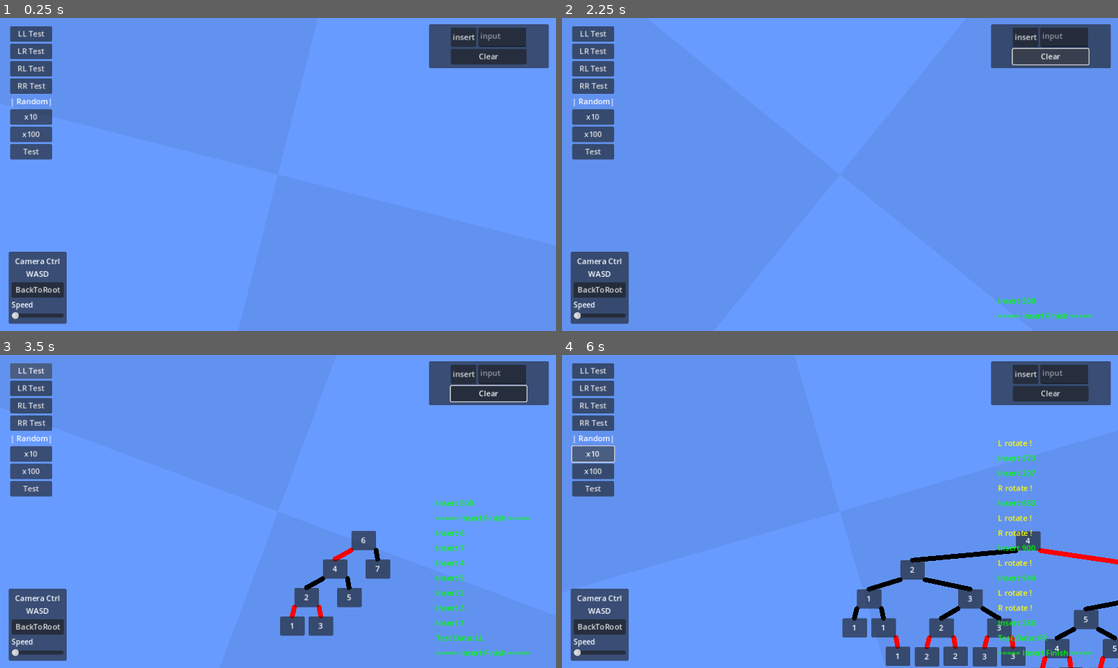
Above: before the commit, frames 1-4 (two rows, left to right).
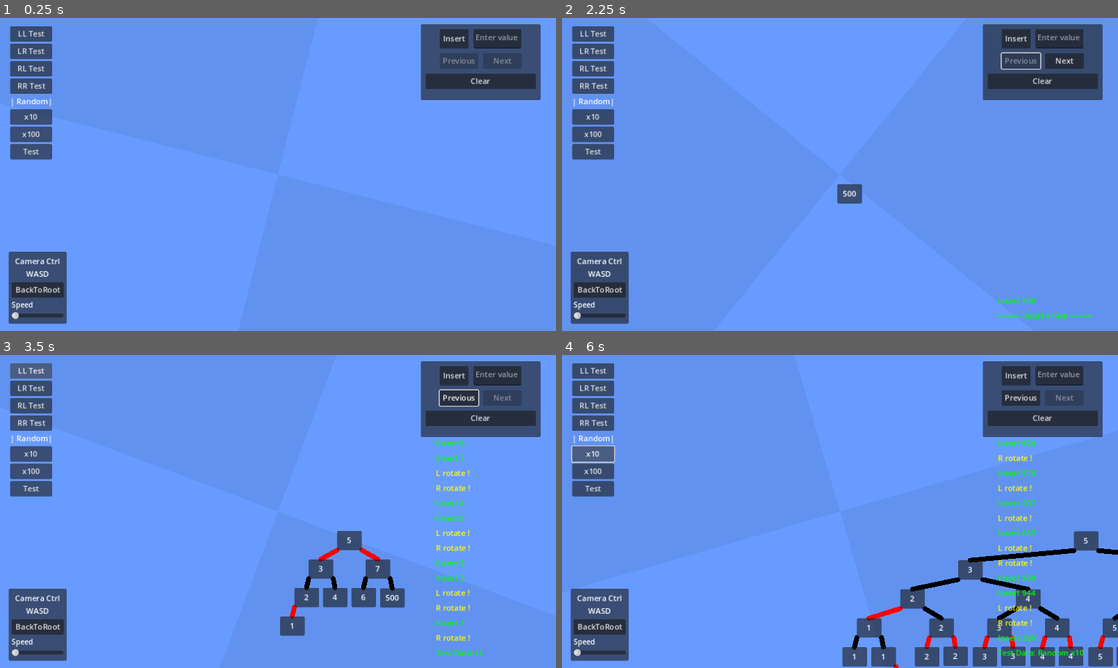
Above: after the commit, the same moments.

Repository: DennisFan11/RBtree
Game: Godot game, scene res://MainScene/MainScene.tscn
The game is run twice, just before and just after one commit, with the same random seed, the same clock (stepped at 60 frames per second) and the same inputs.
Inputs (mouse positions are in pixels of both pictures, inside the frame that each line leads up to):
- Up to frame 1 (0.25 s): no input
- Up to frame 2 (2.25 s): click "insert" (after the commit: "Insert") at 0.5 s; click "Clear" at 1.25 s; click (1023, 61) at 2 s, where only the run after the commit has a clickable "Previous"
- Up to frame 3 (3.5 s): click "LL Test" at 2.75 s
- Up to frame 4 (6 s): click "LR Test" at 3.5 s; click "RL Test" at 4.25 s; click "RR Test" at 5 s; click "x10" at 5.75 s

The runs differ from the first frame. In frame 1, 4.0% of the frame differs, in the area x 75-99%, y 2-27%; in frame 2, 4.0%; in frame 3, 7.1%; in frame 4, 12%, in the area x 50-100%, y 2-100%.

Commit message:
feat: add history

Diff:
--- a/MainScene/MainScene.tscn
+++ b/MainScene/MainScene.tscn
@@ -70,39 +70,67 @@
 mouse_filter = 2
 
 [node name="Panel" type="Panel" parent="UI/Control"]
-layout_mode = 0
-offset_left = 889.0
+layout_mode = 1
+anchors_preset = 1
+anchor_left = 1.0
+anchor_right = 1.0
+offset_left = -280.0
 offset_top = 13.0
-offset_right = 1137.0
-offset_bottom = 104.0
-
-[node name="CenterContainer" type="CenterContainer" parent="UI/Control/Panel"]
-layout_mode = 1
-anchors_preset = 15
-anchor_right = 1.0
-anchor_bottom = 1.0
-grow_horizontal = 2
-grow_vertical = 2
-
-[node name="VBoxContainer" type="VBoxContainer" parent="UI/Control/Panel/CenterContainer"]
-layout_mode = 2
-
-[node name="HBoxContainer" type="HBoxContainer" parent="UI/Control/Panel/CenterContainer/VBoxContainer"]
+offset_right = -32.0
+offset_bottom = 170.0
+grow_horizontal = 0
+
+[node name="MarginContainer" type="MarginContainer" parent="UI/Control/Panel"]
+layout_mode = 1
+anchors_preset = 15
+anchor_right = 1.0
+anchor_bottom = 1.0
+grow_horizontal = 2
+grow_vertical = 2
+theme_override_constants/margin_left = 10
+theme_override_constants/margin_top = 10
+theme_override_constants/margin_right = 10
+theme_override_constants/margin_bottom = 10
+
+[node name="VBoxContainer" type="VBoxContainer" parent="UI/Control/Panel/MarginContainer"]
+layout_mode = 2
+theme_override_constants/separation = 10
+
+[node name="HBoxContainer" type="HBoxContainer" parent="UI/Control/Panel/MarginContainer/VBoxContainer"]
 custom_minimum_size = Vector2(0, 40)
 layout_mode = 2
-alignment = 1
-
-[node name="Button" type="Button" parent="UI/Control/Panel/CenterContainer/VBoxContainer/HBoxContainer"]
-layout_mode = 2
-text = "insert"
-
-[node name="TextEdit" type="TextEdit" parent="UI/Control/Panel/CenterContainer/VBoxContainer/HBoxContainer"]
+theme_override_constants/separation = 10
+alignment = 1
+
+[node name="Button" type="Button" parent="UI/Control/Panel/MarginContainer/VBoxContainer/HBoxContainer"]
+custom_minimum_size = Vector2(60, 0)
+layout_mode = 2
+text = "Insert"
+
+[node name="TextEdit" type="TextEdit" parent="UI/Control/Panel/MarginContainer/VBoxContainer/HBoxContainer"]
 unique_name_in_owner = true
 custom_minimum_size = Vector2(100, 0)
 layout_mode = 2
-placeholder_text = "input"
-
-[node name="ClearButton" type="Button" parent="UI/Control/Panel/CenterContainer/VBoxContainer"]
+placeholder_text = "Enter value"
+
+[node name="HBoxContainer2" type="HBoxContainer" parent="UI/Control/Panel/MarginContainer/VBoxContainer"]
+layout_mode = 2
+theme_override_constants/separation = 10
+alignment = 1
+
+[node name="PreviousButton" type="Button" parent="UI/Control/Panel/MarginContainer/VBoxContainer/HBoxContainer2"]
+unique_name_in_owner = true
+custom_minimum_size = Vector2(80, 0)
+layout_mode = 2
+text = "Previous"
+
+[node name="NextButton" type="Button" parent="UI/Control/Panel/MarginContainer/VBoxContainer/HBoxContainer2"]
+unique_name_in_owner = true
+custom_minimum_size = Vector2(80, 0)
+layout_mode = 2
+text = "Next"
+
+[node name="ClearButton" type="Button" parent="UI/Control/Panel/MarginContainer/VBoxContainer"]
 layout_mode = 2
 text = "Clear"
 
@@ -250,8 +278,8 @@
 [node name="Camera2D" type="Camera2D" parent="."]
 unique_name_in_owner = true
 
-[connection signal="button_down" from="UI/Control/Panel/CenterContainer/VBoxContainer/HBoxContainer/Button" to="." method="_on_button_button_down"]
-[connection signal="button_down" from="UI/Control/Panel/CenterContainer/VBoxContainer/ClearButton" to="." method="_on_clear_button_button_down"]
+[connection signal="button_down" from="UI/Control/Panel/MarginContainer/VBoxContainer/HBoxContainer/Button" to="." method="_on_button_button_down"]
+[connection signal="button_down" from="UI/Control/Panel/MarginContainer/VBoxContainer/ClearButton" to="." method="_on_clear_button_button_down"]
 [connection signal="button_down" from="UI/Control/HBoxContainer/LL" to="." method="_on_ll_button_down"]
 [connection signal="button_down" from="UI/Control/HBoxContainer/LR" to="." method="_on_lr_button_down"]
 [connection signal="button_down" from="UI/Control/HBoxContainer/RL" to="." method="_on_rl_button_down"]
--- a/MainScene/main_scene.gd
+++ b/MainScene/main_scene.gd
@@ -5,6 +5,16 @@
 func _ready() -> void:
 	_main_scene = self
 	_tree = %Tree
+	_history = TreeHistory.new()
+	# 綁定快捷鍵
+	set_process_input(true)
+
+	# 綁定按鈕事件
+	%PreviousButton.pressed.connect(_on_previous_button_pressed)
+	%NextButton.pressed.connect(_on_next_button_pressed)
+
+	# 初始化按鈕狀態
+	_update_history_buttons()
 
 static var _tree:Node2D
 static var _main_scene:MainScene
@@ -22,6 +32,7 @@
 
 #region 樹操作
 var _root :TreeNode
+var _history: TreeHistory
 
 var _tree_insert:TreeInsert = TreeInsert.new()
 var _tree_remove:TreeRemove = TreeRemove.new()
@@ -30,13 +41,140 @@
 	_message("[color=green]Insert "+str(val)+"[/color]")
 	_root = _tree_insert.insert(_root, val)
 	_tree_update()
-	if !batch:
+
+	# 總是保存狀態，但使用不同的描述
+	if batch:
+		_save_state("Batch Insert " + str(val))
+	else:
+		_save_state("Insert " + str(val))
 		_message("[color=green]===== Insert Finish =====[/color]")
 
 func _remove(val:float):
 	_message("[color=red]Remove "+str(val)+"[/color]")
 	_root = _tree_remove.remove(_root, val)
 	_tree_update()
+	_save_state("Remove " + str(val))
+
+func _save_state(message: String):
+	var nodes = []
+	var connections = []
+	_collect_tree_state(_root, nodes, connections)
+	_history.save_state(nodes, connections, message)
+	_update_history_buttons()
+
+func _update_history_buttons():
+	if %PreviousButton and %NextButton:
+		%PreviousButton.disabled = not _history.can_undo()
+		%NextButton.disabled = not _history.can_redo()
+
+func _collect_tree_state(node: TreeNode, nodes: Array, connections: Array):
+	if !node:
+		return
+
+	# 儲存節點資訊
+	nodes.append({
+		"val": node.val,
+		"color": node.color,
+		"position": node.position,
+		"parent_val": node.P.val if node.P else null  # 保存父節點的值
+	})
+
+	# 儲存連接資訊
+	if node.L:
+		connections.append({
+			"from": node.val,
+			"to": node.L.val,
+			"type": "left",
+			"color": node.L.color  # 保存連接線顏色
+		})
+		_collect_tree_state(node.L, nodes, connections)
+
+	if node.R:
+		connections.append({
+			"from": node.val,
+			"to": node.R.val,
+			"type": "right",
+			"color": node.R.color  # 保存連接線顏色
+		})
+		_collect_tree_state(node.R, nodes, connections)
+
+func _restore_state(state: Dictionary):
+	if state.is_empty():
+		return
+
+	# 清除當前樹
+	for child in _tree.get_children():
+		_tree.remove_child(child)
+		child.queue_free()
+
+	# 重建節點
+	var nodes_dict = {}  # 用於快速查找節點
+	_root = null  # 重置根節點
+
+	# 第一步：創建所有節點
+	for node_data in state["nodes"]:
+		var node = TreeNode.create()  # 使用 create 方法創建節點
+		node.val = node_data["val"]
+		node.color = node_data["color"]
+		node.position = node_data["position"]
+		nodes_dict[node.val] = node
+		_tree.add_child(node)
+
+		# 如果沒有父節點，則這是根節點
+		if node_data["parent_val"] == null:
+			_root = node
+
+	# 第二步：建立父子關係
+	for node_data in state["nodes"]:
+		var node = nodes_dict[node_data["val"]]
+		if node_data["parent_val"] != null:
+			node.P = nodes_dict[node_data["parent_val"]]
+
+	# 第三步：建立連接
+	for conn in state["connections"]:
+		var from_node = nodes_dict[conn["from"]]
+		var to_node = nodes_dict[conn["to"]]
+
+		if conn["type"] == "left":
+			from_node.L = to_node
+		else:  # right
+			from_node.R = to_node
+
+		to_node.P = from_node
+
+	# 更新樹的顯示
+	_tree_update()
+
+func _find_node(val: float) -> TreeNode:
+	for child in _tree.get_children():
+		if child is TreeNode and child.val == val:
+			return child
+	return null
+
+func _input(event: InputEvent):
+	if event.is_action_pressed("ui_undo"):  # Ctrl+Z
+		_on_previous_button_pressed()
+	elif event.is_action_pressed("ui_redo"):  # Ctrl+Y or Ctrl+Shift+Z
+		_on_next_button_pressed()
+	elif event.is_action_pressed("Enter"):
+		_on_button_button_down()
+	elif event.is_action_pressed("zoom_in"):
+		%Camera2D.zoom *= 1.1
+	elif event.is_action_pressed("zoom_out"):
+		%Camera2D.zoom *= 0.9
+	elif event.is_action_pressed("right_click"):
+		_on_back_to_root_button_down()
+
+func _on_previous_button_pressed():
+	var state = _history.undo()
+	_restore_state(state)
+	_update_history_buttons()
+
+func _on_next_button_pressed():
+	var state = _history.redo()
+	_restore_state(state)
+	_update_history_buttons()
+
 #endregion
 
 #region 位置更新相關
@@ -109,67 +247,85 @@
 	%TextEdit.text = ""
 	_insert(val)
 
-func _input(event: InputEvent) -> void:
-	if event.is_action_pressed("Enter"):
-		_on_button_button_down()
-	elif event.is_action_pressed("zoom_in"):
-		%Camera2D.zoom *= 1.1
-	elif event.is_action_pressed("zoom_out"):
-		%Camera2D.zoom *= 0.9
-	elif event.is_action_pressed("right_click"):
-		_on_back_to_root_button_down()
-
 func _on_ll_button_down() -> void:
-	for i in [6, 7, 4, 5, 2, 3, 1]: # LL
-		_insert(i,true)
+	if _history._history.is_empty():
+		_save_state("Initial State")
+
+	var values = [6, 7, 4, 5, 2, 3, 1]
+	for i in values:
+		_insert(i, true)
+
 	_message("[color=green]Test Data: LL [/color]")
-	_message("[color=green]===== Insert Finish =====[/color]")
 
 func _on_lr_button_down() -> void:
-	for i in [6, 2, 7, 1, 4, 3, 5]: # LR
-		_insert(i,true)
+	if _history._history.is_empty():
+		_save_state("Initial State")
+
+	var values = [6, 2, 7, 1, 4, 3, 5]
+	for i in values:
+		_insert(i, true)
+
 	_message("[color=green]Test Data: LR [/color]")
-	_message("[color=green]===== Insert Finish =====[/color]")
 
 func _on_rl_button_down() -> void:
-	for i in [2, 1, 6, 4, 7, 3, 5]:
-		_insert(i,true)
+	if _history._history.is_empty():
+		_save_state("Initial State")
+
+	var values = [2, 1, 6, 4, 7, 3, 5]
+	for i in values:
+		_insert(i, true)
+
 	_message("[color=green]Test Data: RL [/color]")
-	_message("[color=green]===== Insert Finish =====[/color]")
 
 func _on_rr_button_down() -> void:
-	for i in [2, 1, 4, 3, 6, 5, 7]:
-		_insert(i,true)
+	if _history._history.is_empty():
+		_save_state("Initial State")
+
+	var values = [2, 1, 4, 3, 6, 5, 7]
+	for i in values:
+		_insert(i, true)
+
 	_message("[color=green]Test Data: RR [/color]")
-	_message("[color=green]===== Insert Finish =====[/color]")
 
 func _on_clear_button_button_down() -> void:
 	_root = null
 	for i in %Tree.get_children():
 		i.queue_free()
+	_save_state("Clear Tree")  # 保存清除狀態
 
 func _on_random_100_button_button_down() -> void:
+	if _history._history.is_empty():
+		_save_state("Initial State")
+
 	for i in range(10):
-		_insert(randi_range(0, 1000), true)
-	_message("[color=green]Test Data: RR [/color]")
-	_message("[color=green]===== Insert Finish =====[/color]")
+		var val = randi_range(0, 1000)
+		_insert(val, true)
+
+	_message("[color=green]Test Data: Random x10 [/color]")
 
 func _on_random_1000_button_button_down() -> void:
+	if _history._history.is_empty():
+		_save_state("Initial State")
+
 	for i in range(100):
-		_insert(randi_range(0, 1000), true)
-	_message("[color=green]Test Data: RR [/color]")
-	_message("[color=green]===== Insert Finish =====[/color]")
+		var val = randi_range(0, 1000)
+		_insert(val, true)
+
+	_message("[color=green]Test Data: Random x100 [/color]")
+
+func _on_test_button_button_down() -> void:
+	if _history._history.is_empty():
+		_save_state("Initial State")
+
+	for i in range(100):
+		_insert(i, true)
+
+	_message("[color=green]Test Data: Sequential [/color]")
 
 func _on_back_to_root_button_down() -> void:
 	if _root:
 		_camera_pos = _root.global_position + Vector2(0.0, 150.0)
 
-func _on_test_button_button_down() -> void:
-	for i in range(100):
-		_insert(i, true)
-
-func _on_h_slider_value_changed(value: float) -> void:
-	CAMERA_MOVE_SPEED = value
 #endregion
 
 #region UndoRedo WARNING 未完成功能
@@ -180,7 +336,7 @@
 		#if root.L:
 			#add_do(u, root.L)
 		#if root.R:
-			#add_do(u, root.R)
+			#add_undo(u, root.R)
 		#root.do(u)
 #static func add_undo(u:UndoRedo, root:TreeNode):
 	#_u = u
--- /dev/null
+++ b/TreeHistory.gd
@@ -0,0 +1,66 @@
+class_name TreeHistory extends RefCounted
+
+## 歷史記錄項目
+class HistoryItem:
+	var nodes: Array  # 儲存節點狀態
+	var connections: Array  # 儲存連接狀態
+	var description: String  # 操作描述
+
+	func _init(nodes_state: Array, connections_state: Array, desc: String):
+		nodes = nodes_state
+		connections = connections_state
+		description = desc
+
+var _history: Array[HistoryItem] = []  # 歷史記錄列表
+var _current_index: int = -1  # 當前狀態索引
+
+## 儲存一個歷史記錄
+func save_state(nodes: Array, connections: Array, description: String) -> void:
+	# 如果當前不在最新狀態，刪除後面的歷史
+	if _current_index < _history.size() - 1:
+		_history = _history.slice(0, _current_index + 1)
+
+	# 新增狀態
+	_history.append(HistoryItem.new(nodes, connections, description))
+	_current_index = _history.size() - 1
+
+## 回到上一個狀態
+func undo() -> Dictionary:
+	if can_undo():
+		_current_index -= 1
+		var item = _history[_current_index]
+		return {
+			"nodes": item.nodes,
+			"connections": item.connections
+		}
+	return {}
+
+## 前往下一個狀態
+func redo() -> Dictionary:
+	if can_redo():
+		_current_index += 1
+		var item = _history[_current_index]
+		return {
+			"nodes": item.nodes,
+			"connections": item.connections
+		}
+	return {}
+
+## 檢查是否可以回到上一個狀態
+func can_undo() -> bool:
+	return _current_index > 0
+
+## 檢查是否可以前往下一個狀態
+func can_redo() -> bool:
+	return _current_index < _history.size() - 1
+
+## 獲取當前狀態的描述
+func get_current_description() -> String:
+	if _current_index >= 0 and _current_index < _history.size():
+		return _history[_current_index].description
+	return ""
+
+## 清除所有歷史記錄
+func clear() -> void:
+	_history.clear()
+	_current_index = -1
--- a/project.godot
+++ b/project.godot
@@ -61,3 +61,14 @@
 "events": [Object(InputEventMouseButton,"resource_local_to_scene":false,"resource_name":"","device":-1,"window_id":0,"a …(258 unchanged characters)…
 ]
 }
+ui_undo={
+"deadzone": 0.5,
+"events": [Object(InputEventKey,"resource_local_to_scene":false,"resource_name":"","device":-1,"window_id":0,"alt_pressed":false,"shift_pressed":false,"ctrl_pressed":true,"meta_pressed":false,"pressed":false,"keycode":0,"physical_keycode":90,"key_label":0,"unicode":122,"location":0,"echo":false,"script":null)
+]
+}
+ui_redo={
+"deadzone": 0.5,
+"events": [Object(InputEventKey,"resource_local_to_scene":false,"resource_name":"","device":-1,"window_id":0,"alt_pressed":false,"shift_pressed":false,"ctrl_pressed":true,"meta_pressed":false,"pressed":false,"keycode":0,"physical_keycode":89,"key_label":0,"unicode":121,"location":0,"echo":false,"script":null)
+, Object(InputEventKey,"resource_local_to_scene":false,"resource_name":"","device":-1,"window_id":0,"alt_pressed":false,"shift_pressed":true,"ctrl_pressed":true,"meta_pressed":false,"pressed":false,"keycode":0,"physical_keycode":90,"key_label":0,"unicode":90,"location":0,"echo":false,"script":null)
+]
+}
--- a/treeNode/tree_node.gd
+++ b/treeNode/tree_node.gd
@@ -5,7 +5,7 @@
 var val:float:
 	set(new):
 		_val = new
-		if $Panel/Label:  # 確保 Label 存在
+		if is_node_ready() and $Panel/Label:  # 確保節點已準備好且 Label 存在
 			$Panel/Label.text = str(new)
 	get:
 		return _val
@@ -25,30 +25,6 @@
 	get:
 		return P.P if P else null
 
-
-
-#region 內部邏輯区域
-#func do(undoRedo:UndoRedo): # WARNING 未完成功能
-	#undoRedo.add_do_property(self, "val", val)
-	#undoRedo.add_do_property(self, "color", color)
-	#undoRedo.add_do_property(self, "P", P)
-	#undoRedo.add_do_property(self, "R", R)
-	#undoRedo.add_do_property(self, "L", L)
-#func undo(undoRedo:UndoRedo):
-	#undoRedo.add_undo_property(self, "val", val)
-	#undoRedo.add_undo_property(self, "color", color)
-	#undoRedo.add_undo_property(self, "P", P)
-	#undoRedo.add_undo_property(self, "R", R)
-	#undoRedo.add_undo_property(self, "L", L)
-
-
-func _get_self_point()-> Vector2: # 獲取節點位置
-	return %SelfPoint.global_position
-func _get_l_point()-> Vector2:
-	return %LPoint.position
-func _get_r_point()-> Vector2:
-	return %RPoint.position
-
 var _deepth:int
 var _xid:int
 
@@ -62,9 +38,27 @@
 const H_SPACE = 30.0 # 60
 const V_SPACE = 60.0
 const LERP_SPEED = 5.5
+
+static func create() -> TreeNode:
+	# 載入場景
+	var scene = load("res://treeNode/treeNode.tscn")
+	return scene.instantiate()
+
+func _get_self_point()-> Vector2:
+	return %SelfPoint.global_position
+
+func _get_l_point()-> Vector2:
+	return %LPoint.position
+
+func _get_r_point()-> Vector2:
+	return %RPoint.position
+
 func _process(delta: float) -> void:
+	if not is_node_ready():
+		return
+
 	_visible_update()
-	position = position.lerp( Vector2( H_SPACE*_xid, V_SPACE*_deepth ), LERP_SPEED*delta )
+	position = position.lerp(Vector2(H_SPACE*_xid, V_SPACE*_deepth), LERP_SPEED*delta)
 	if L:
 		_LL.points = [_get_l_point(), to_local(L._get_self_point())]
 		_LL.default_color = _color_map[L.color]
@@ -78,13 +72,13 @@
 		_RR.points = []
 
 func _visible_update():
+	if not is_node_ready() or not %TextureButton:
+		return
 	%TextureButton.disabled = !%TextureButton.is_hovered()
 
 func _on_texture_button_button_down() -> void:
 	MainScene.remove(val)
 
 func _ready():
-	if _val:  # 如果值已經設置，更新 Label
+	if _val != 0:  # 如果值已經設置，更新 Label
 		$Panel/Label.text = str(_val)
-
-#endregion
